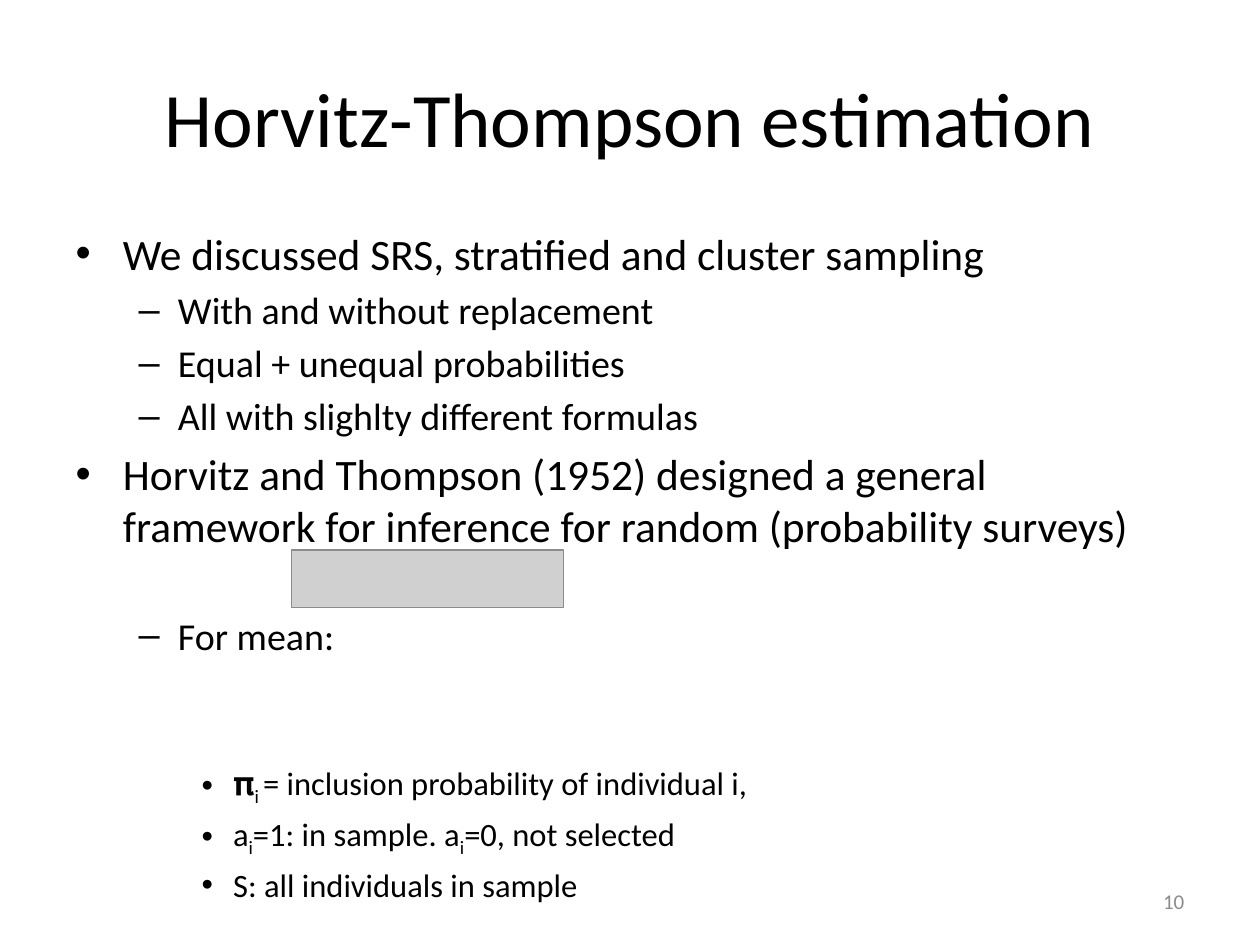
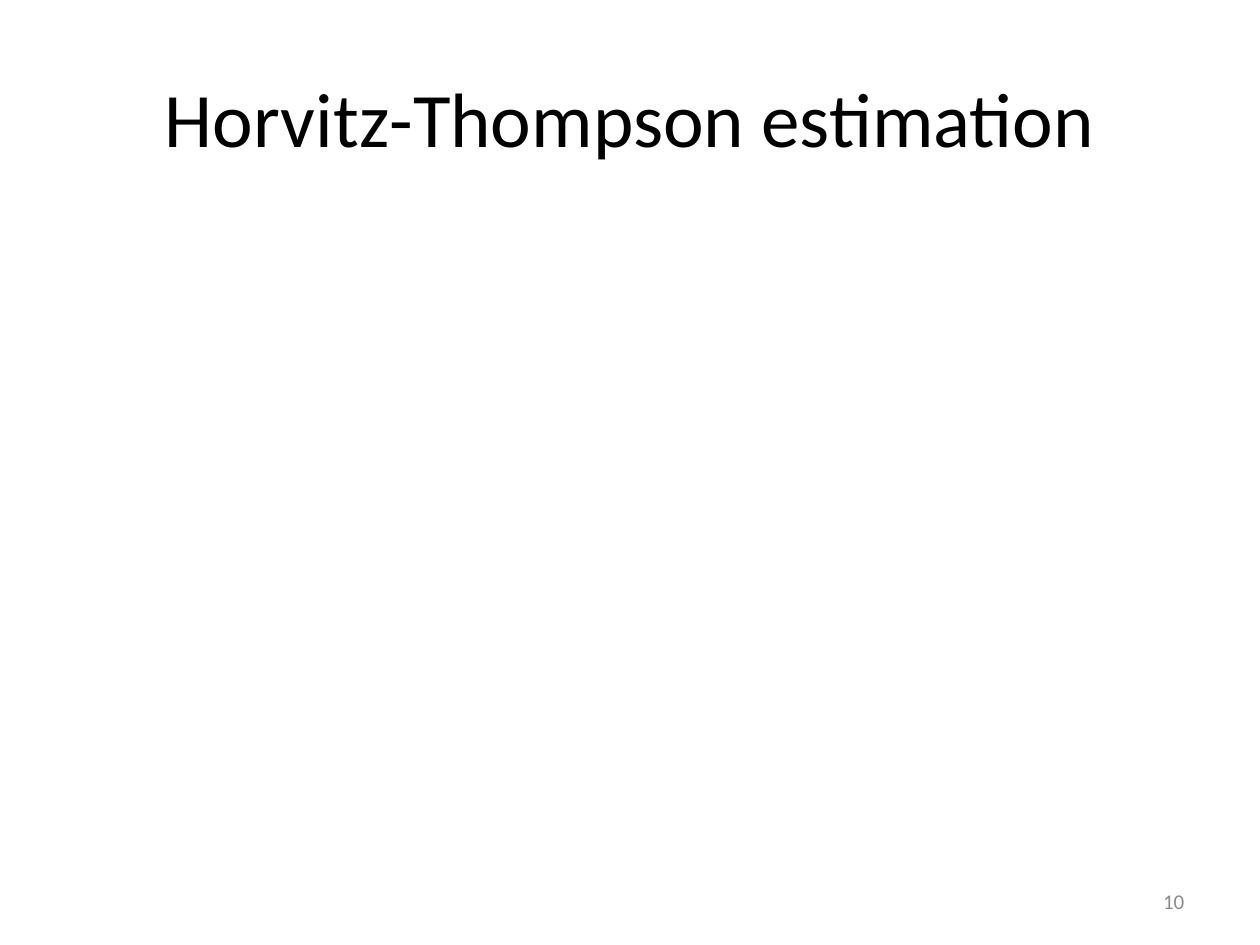
Before and after one commit to peterlugtig/peterlugtig.github.io, a slide deck: slide 10 of static/files/SDA/week6/lecture_week_6.pptx. Drawn at 1260x945 pixels with LibreOffice and Linux fonts; fonts in the diff are those of the drawing; grey boxes stand for pictures. Boxes give left, top, right and bottom in pixels: in the first picture for what was removed or moved away, otherwise in the second. Text is boxed around its words. In the diff, an @@ line names an element or a change of style, - is before the commit and + after.

```diff
--- a/static/files/SDA/week6/lecture_week_6.pptx
+++ b/static/files/SDA/week6/lecture_week_6.pptx
@@ text removed at box(123, 240, 1127, 903) @@
-• We discussed SRS, stratified and cluster sampling
-  – With and without replacement
-  – Equal + unequal probabilities
-  – All with slighlty different formulas
-• Horvitz and Thompson (1952) designed a general framework for inference for random (probability surveys)
-  – For mean:
-    • 𝛑i = inclusion probability of individual i,
-    • ai=1: in sample. ai=0, not selected
-    • S: all individuals in sample
@@ picture removed at box(291, 551, 563, 609) @@
```
Also in this commit, not shown: 5 other slides changed, 1 slide removed, 27 other files.
